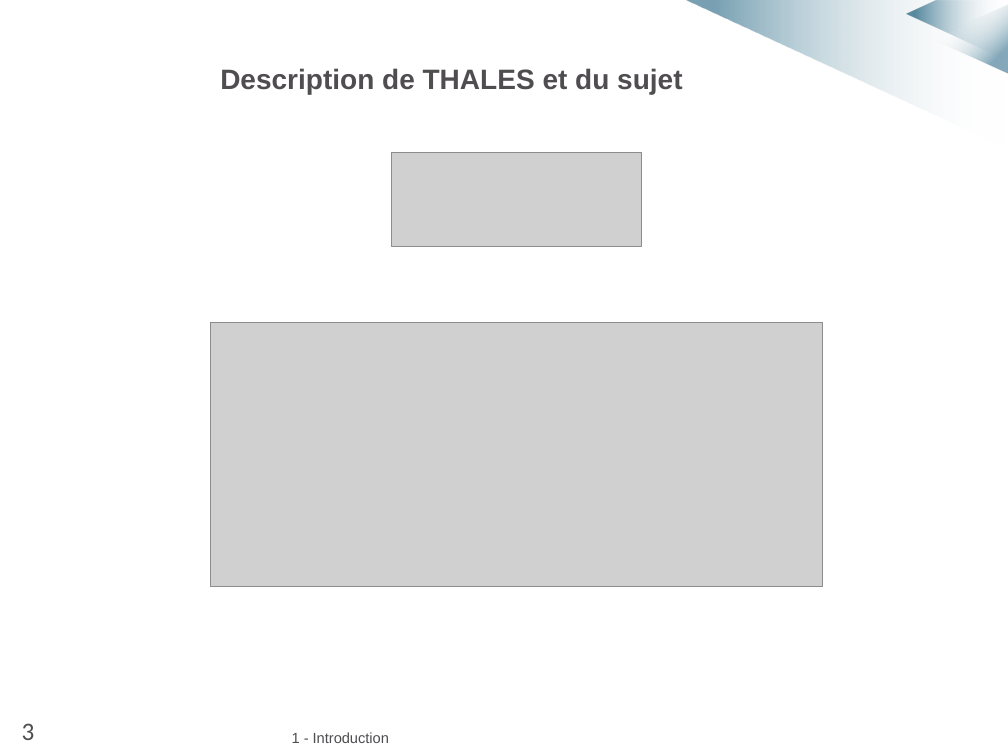
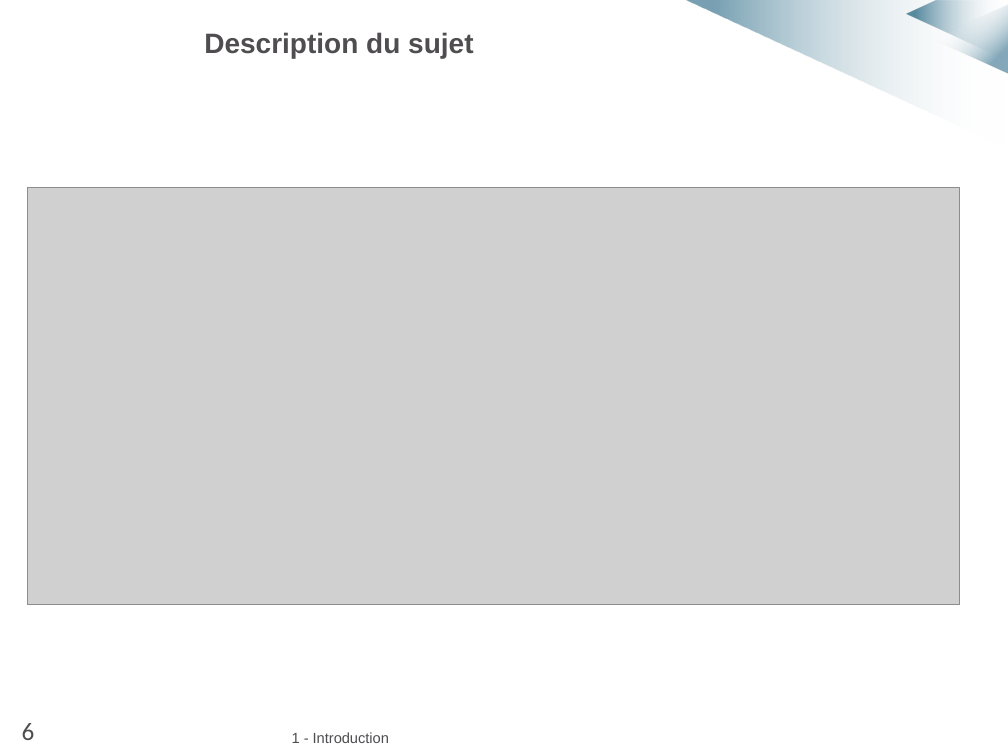
Before and after one commit to MarvynPannetier/ACSinternship, a slide deck: slide 7 of Diapo_soutenance.pptx (slide 4 before the commit). Drawn at 1008x756 pixels with LibreOffice and Linux fonts; fonts in the diff are those of the drawing; grey boxes stand for pictures; background and template pictures are left out. Boxes give left, top, right and bottom in pixels: in the first picture for what was removed or moved away, otherwise in the second. Text is boxed around its words. In the diff, an @@ line names an element or a change of style, - is before the commit and + after.

```diff
--- a/Diapo_soutenance.pptx
+++ b/Diapo_soutenance.pptx
@@ text at (204,32,473,58): text changed @@
-Description de THALES et du sujet
+Description du sujet
@@ picture removed at (392,153,641,247) @@
@@ picture added at (28,187,960,605) @@
@@ picture removed at (211,323,824,587) @@
@@ text at (22,723,35,740): text changed @@
-3
+6
```
Also in this commit, not shown: 20 other slides changed, 4 slides added, 2 slides removed, 1 other file.
